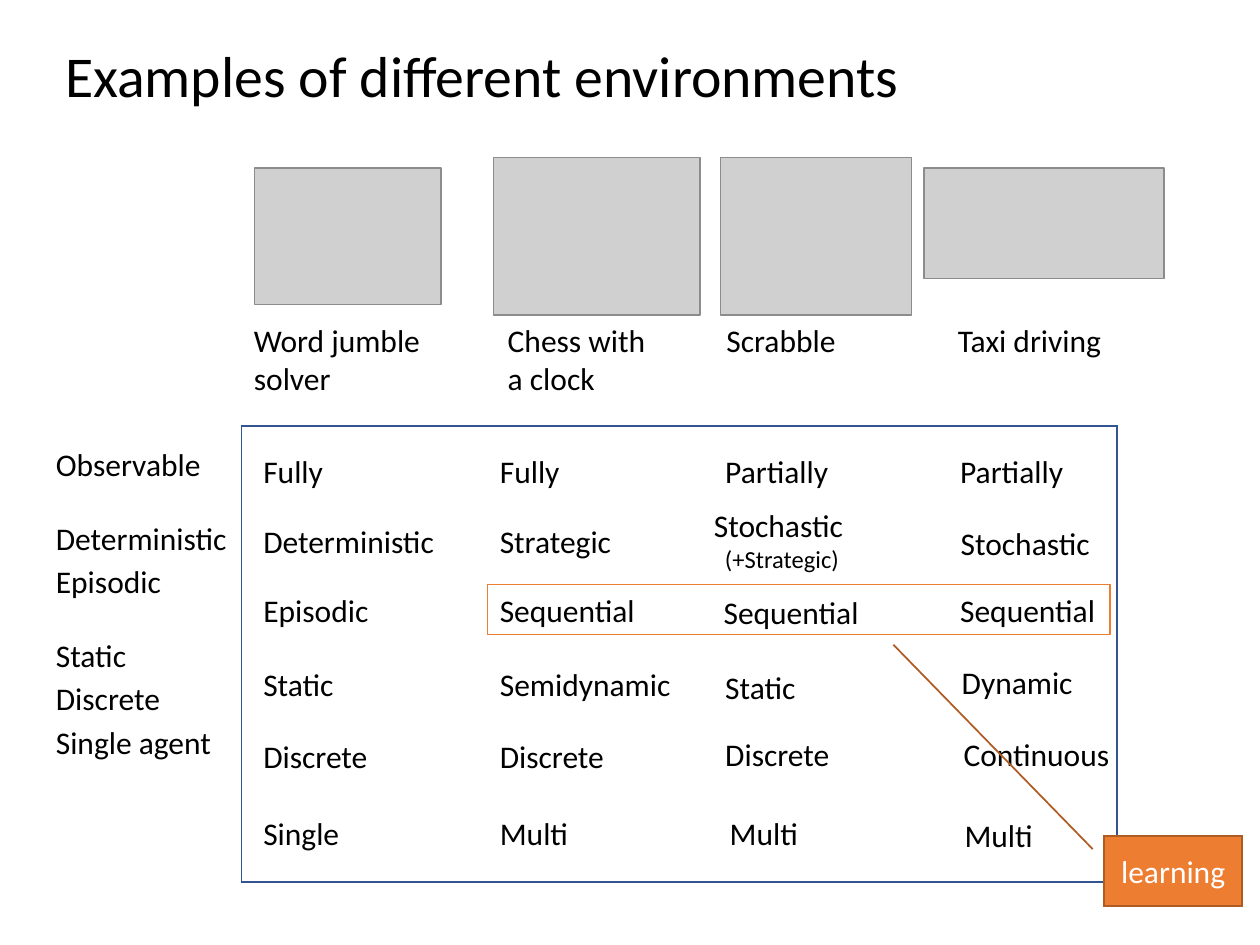
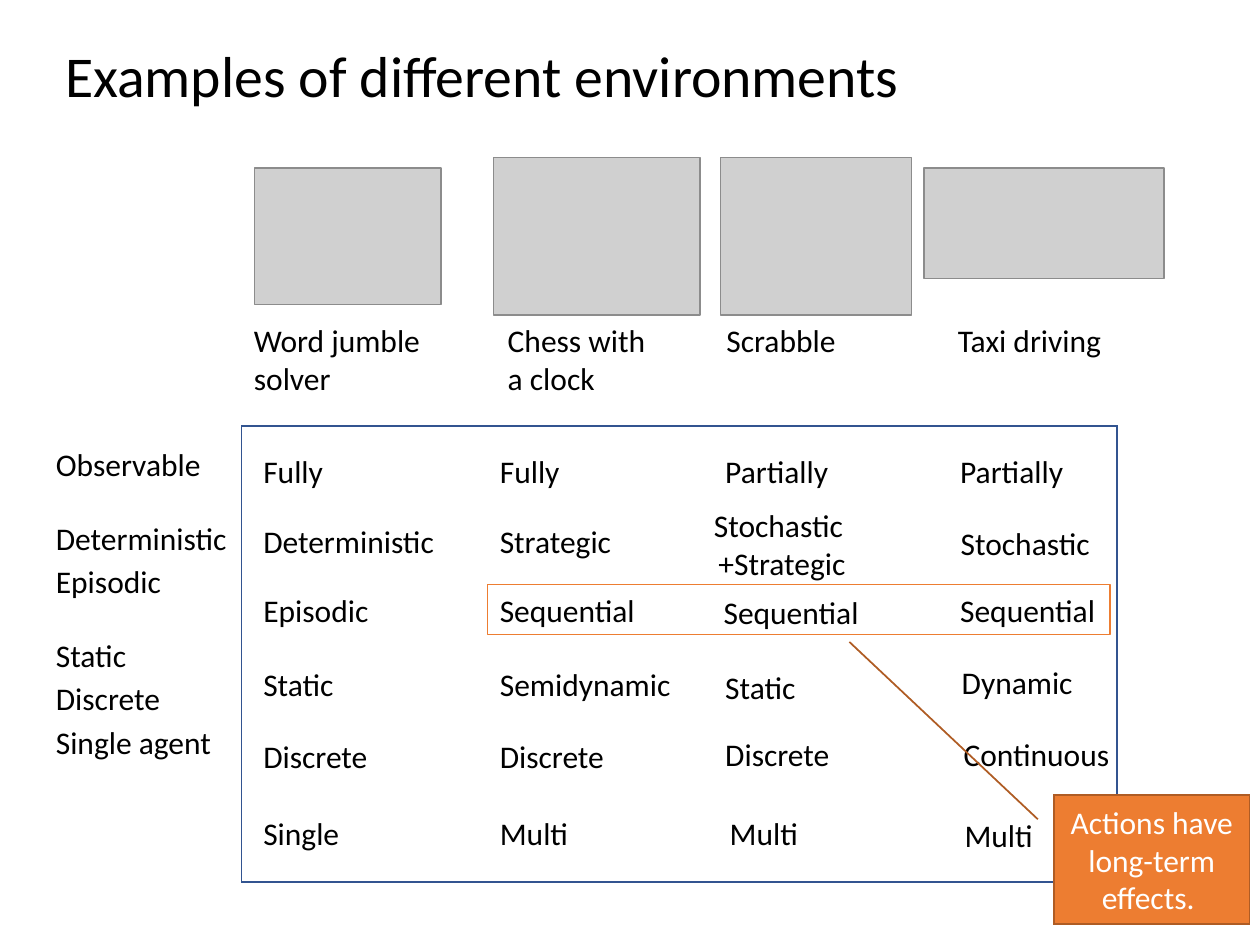
Before and after one commit to mhahsler/CS7320-AI, a slide deck: slide 13 of slides/02_agents.pptx. Drawn at 1260x945 pixels with LibreOffice and Linux fonts; fonts in the diff are those of the drawing; grey boxes stand for pictures. Boxes give left, top, right and bottom in pixels: in the first picture for what was removed or moved away, otherwise in the second. Text is boxed around its words. In the diff, an @@ line names an element or a change of style, - is before the commit and + after.

```diff
--- a/slides/02_agents.pptx
+++ b/slides/02_agents.pptx
@@ text at (x1=714, y1=515, x2=845, y2=581): text changed; size 14 to 18 pt @@
-Stochastic
-(+Strategic)
+Stochastic
++Strategic
@@ border callout "Actions have long-term effects." resized from (x1=1104, y1=837, x2=1241, y2=906) to (x1=1055, y1=795, x2=1250, y2=924) @@
@@ border callout "Actions have long-term effects." at (x1=1055, y1=795, x2=1250, y2=924): proportions changed @@
@@ text in border callout at (x1=1071, y1=812, x2=1233, y2=910): text changed @@
-learning
+Actions have long-term effects.
```
Also in this commit, not shown: 6 other slides changed, 1 other file.
